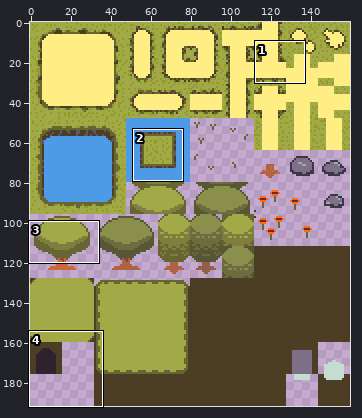
Edited in one commit: sprite sheet (Assets/Act1/TileMaps/ForestTileSetAct1.png). The picture above shows the old version from afar; the outline marks the close-up.
Close-up. Before the commit:
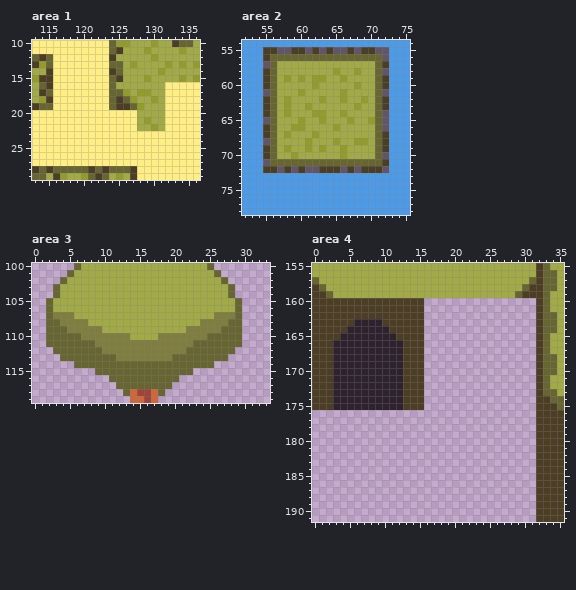
The file is 160x192 pixels. Shown: area 1: x 113..136, y 10..29; area 2: x 52..75, y 54..78; area 3: x 0..33, y 100..119; area 4: x 0..35, y 155..191. The commit also changed other parts of the picture, which this record leaves out.
Now the later version:
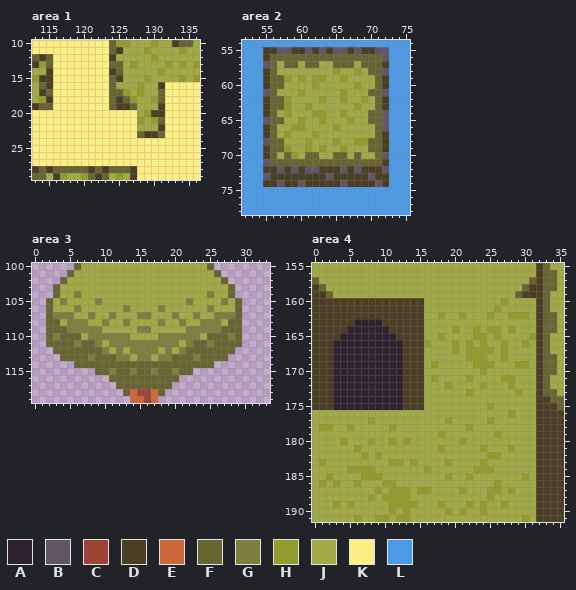
Palette (. is transparent): A #2e222f  B #625565  C #9e4539  D #4c3e24  E #cd683d  F #676633  G #807e3f  H #939b2d  J #a2a947  K #ffee83  L #4d9be6
What changed:
Changed rows in their new state; - is an unchanged pixel.
Area 1:
first column x 128:
16 H--D
17 -J-F
18 ---F
19 J--D
20 -HDD
21 HJHF
22 --JD
23 FDDF
Area 2:
first column x 55:
57 ---FF-FF--FFF-FF--
58 ---------------F--
59 --F---------------
60 --F---------------
61 ---------------F--
62 --F---------------
63 --F---------------
64 ---------------F--
65 --F------------F--
68 --F------------F--
69 --F------------F--
70 ---F--FF--FF-F----
73 BDDDDDDDDBDDDDDBDD
74 DDBDDBDDDDDBDDDDBD
Area 3:
first column x 3:
104 ---G------------------G---
105 -G----G------------G----G-
106 ---G------G----G------G---
107 -----G--G---GG---G--G-----
108 -J-----G--G----G--G-----J-
109 ------------GG------------
110 G---J----------------J---G
111 ---G---J----------J---G---
112 --------J-J----J-J--------
113 -----G-----J--J-----G-----
115 --------G--G--G--G--------
Area 4:
first column x 0:
160 ----------------JJJJJJJJJJJHJJJJ
161 ----------------JJJJJJJJJJHJJJJJ
162 ----------------JJHJJHJJJHJJHHHJ
163 ----------------JJJJJJJJJJJJJJJJ
164 ----------------JJJJHJJHJHHJHJJJ
165 ----------------JJHJJJJHHJHJJJJH
166 ----------------HJJJHJHJHJJHJJHJ
167 ----------------JJJJHJHHHHJHJJJJ
168 ----------------JJJJJJHHHJJHJJJJ
169 ----------------JHJJJJJHHHJJJHHJ
170 ----------------JJJJJJJJHJJJJJJJ
171 ----------------JHJJJJHJJJJHHJJJ
172 ----------------JJJHJJJJHJJJHJJJ
173 ----------------JJJJJJHJJJJJJHJJ
174 ----------------JJJJJJJJJJJJJJJJ
175 ----------------JJJJJJJJJHJJJJJJ
176 JJJJJJJJJJJJJJJJJJJJJJJJJJJJHJJJ
177 JJJJJJJJHJJJJJJJJJJHJJJJJHJJJJJJ
178 JHHJJHJJJJJHJJJJJJJJJJHJJJJJJJJJ
179 JJJJJJJJJJJJJJJJJJHJJJJJJJHJJJJJ
180 JJJJHJJJHJJHJHJJJJJJJHJJJJJJJJJJ
181 JJJJJJHJJJJJJJJJJJHJJJJJHJJJHJJJ
182 JJJJJJJHJHJJJJJJJJJJJJJJJHHJJJJJ
183 JHJJJJJJJJJHHJHJJJJHJJJJHJJJJJJJ
184 JJJJJHHHHJJJJJJJHJJJJJJHHHJJJJJJ
185 JJHJJJJHHHJJJJJJJJJHJJHJJJJJJJHJ
186 JHJHJJHJJJHHJJJJJJJJJJJJJJHJJJJJ
187 JJJJJJJJJHJHHHJHHJJJJHJJJHHJHJJJ
188 JJJJJJJJHJHHHHJJJJJJJJJJJHJJJJJJ
189 JJJHJHJJJJJHHHHJJJHJJJHJHJJHJJJJ
190 JJJJJJJJJJJHJHJJJJJHJHJJHJJJJJJJ
191 JJJJJJHJJHHJHHJJJJJJJJJJJJJJJJHJ
